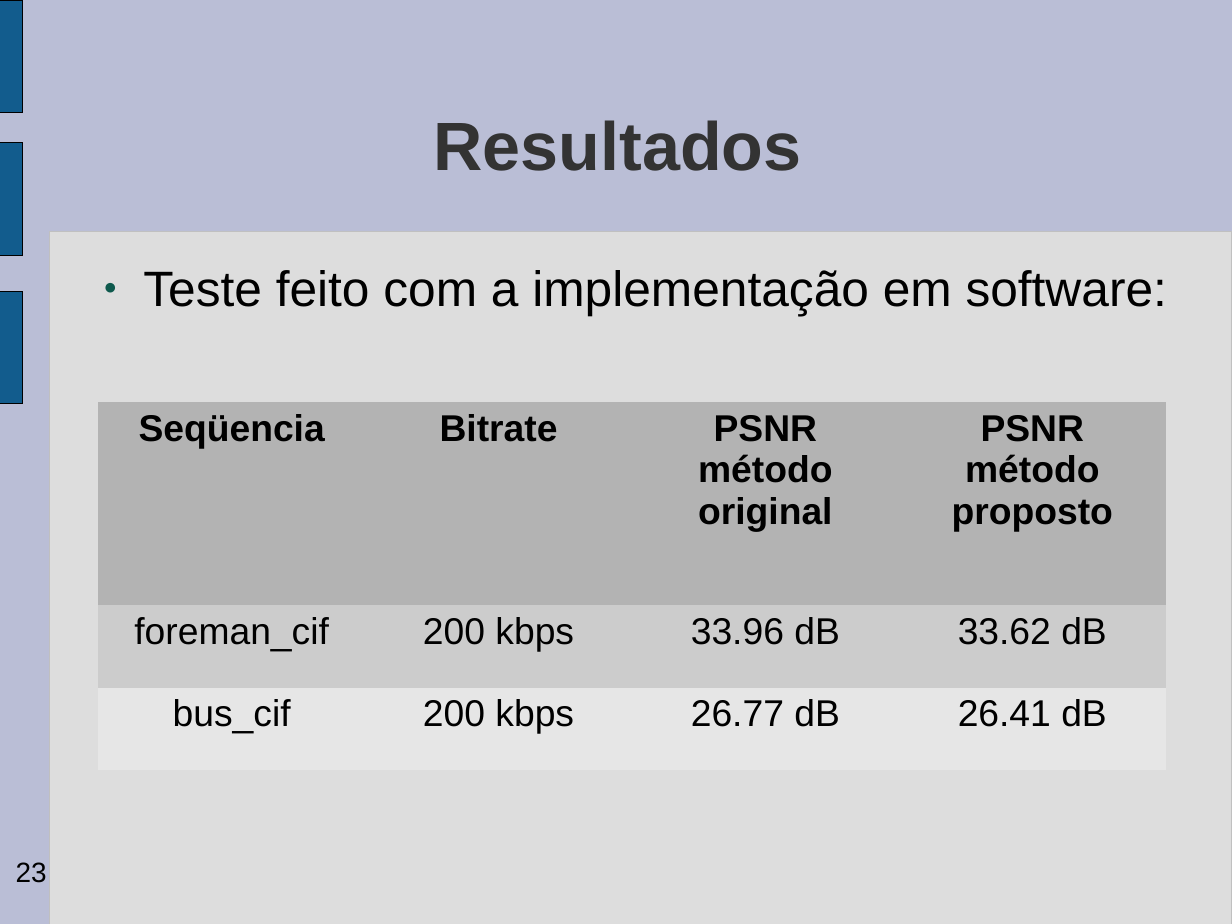
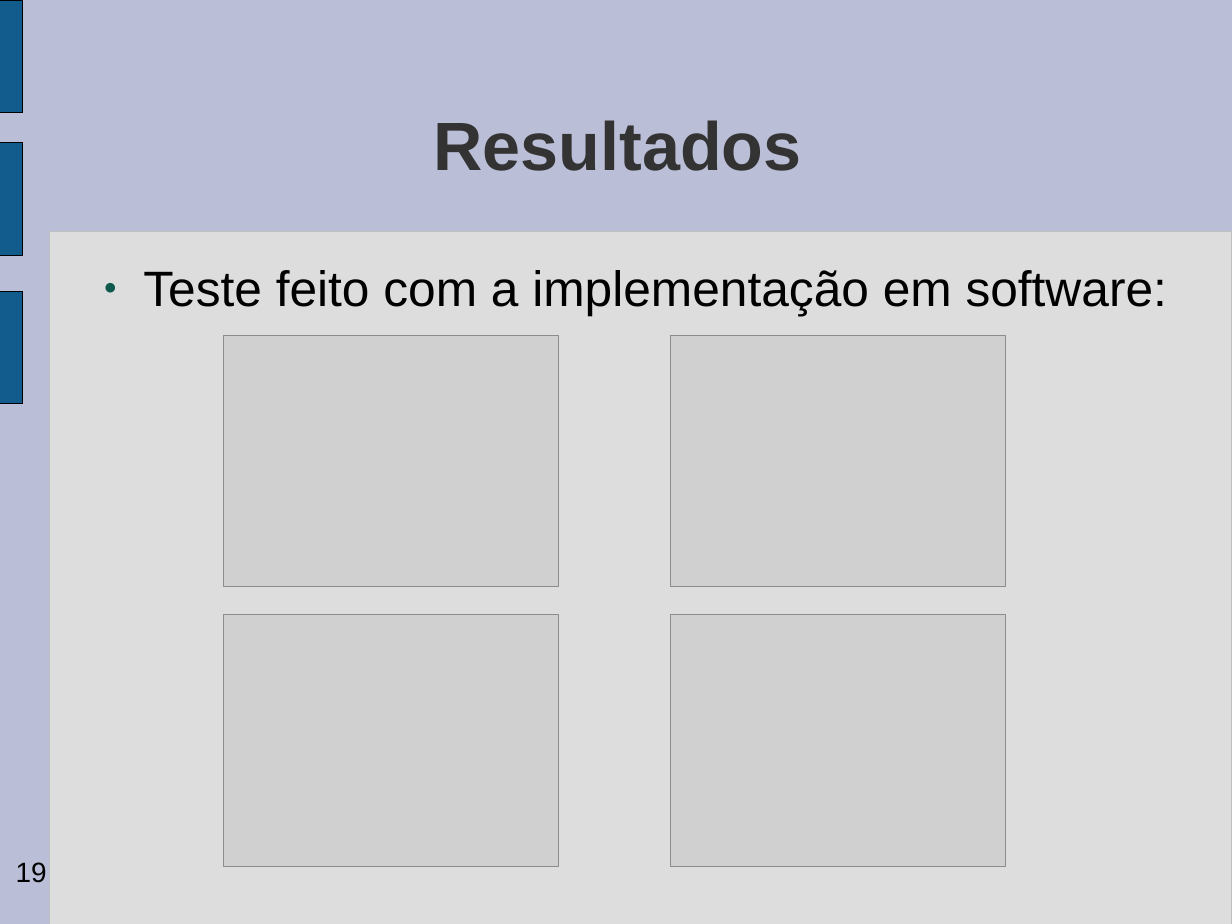
Before and after one commit to gabrieldiego/tg, a slide deck: slide 19 of artigo/apresentacao-tg2.odp (slide 23 before the commit). Drawn at 1232x924 pixels with LibreOffice and Linux fonts; fonts in the diff are those of the drawing; grey boxes stand for pictures; background and template pictures are left out. Boxes give left, top, right and bottom in pixels: in the first picture for what was removed or moved away, otherwise in the second. Text is boxed around its words. In the diff, an @@ line names an element or a change of style, - is before the commit and + after.

```diff
--- a/artigo/apresentacao-tg2.odp
+++ b/artigo/apresentacao-tg2.odp
@@ picture added at <box>224,335,559,587</box> @@
@@ picture added at <box>671,335,1006,587</box> @@
@@ table removed at <box>98,402,1167,770</box>, 3 rows, 4 columns @@
-Seqüencia | Bitrate | PSNR / método original | PSNR / método proposto
-foreman_cif | 200 kbps | 33.96 dB | 33.62 dB
-bus_cif | 200 kbps | 26.77 dB | 26.41 dB
@@ picture added at <box>224,615,559,866</box> @@
@@ picture added at <box>671,615,1006,866</box> @@
@@ page number at <box>16,862,47,883</box>: text changed @@
-23
+19
```
Also in this commit, not shown: 10 other slides changed, 4 slides added, 8 slides removed.
